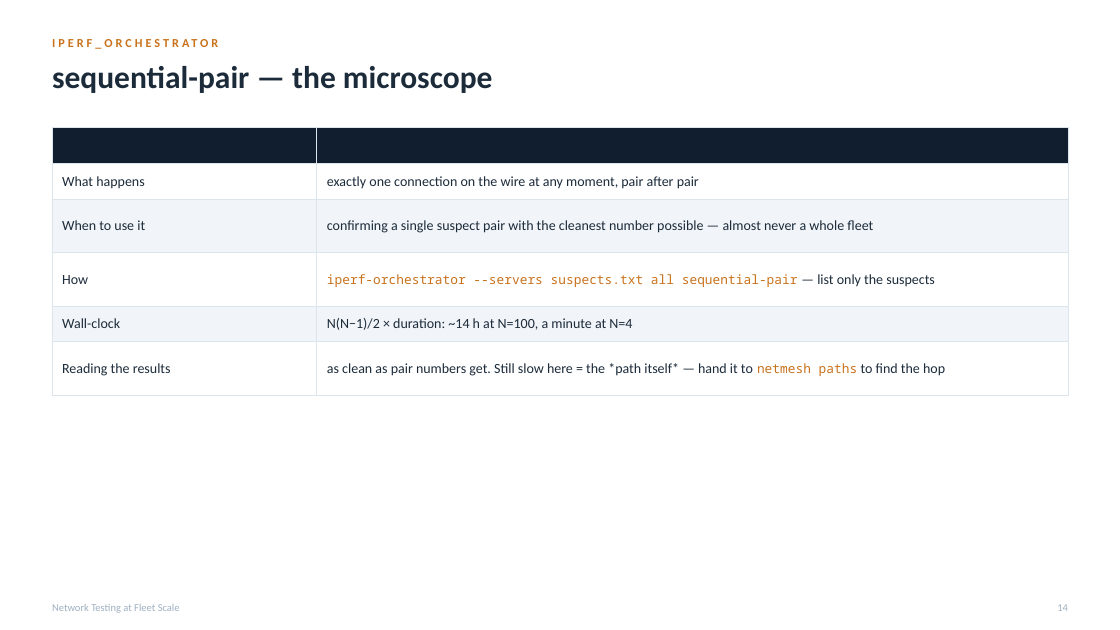
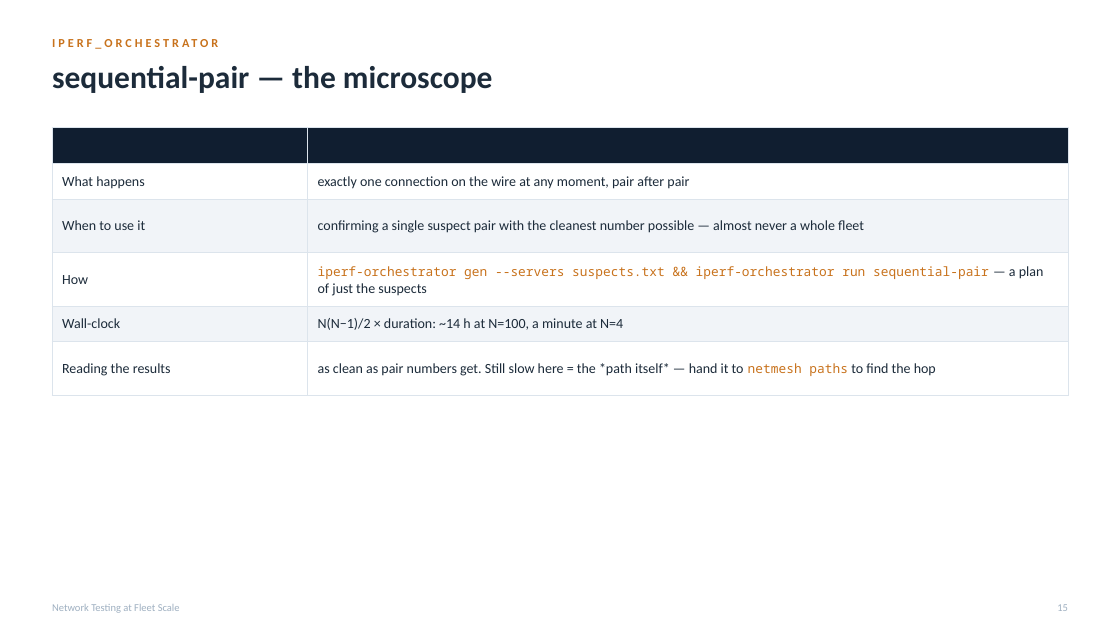
Before and after one commit to MartinGallagher-code/presentations, a slide deck: slide 15 of network-testing/network_testing.pptx (slide 14 before the commit). Drawn at 1120x630 pixels with LibreOffice and Linux fonts; fonts in the diff are those of the drawing. Boxes give left, top, right and bottom in pixels: in the first picture for what was removed or moved away, otherwise in the second. Text is boxed around its words. In the diff, an @@ line names an element or a change of style, - is before the commit and + after.

```diff
--- a/network-testing/network_testing.pptx
+++ b/network-testing/network_testing.pptx
@@ table at [52,128,1068,396] @@
-row 4, column 2: iperf-orchestrator --servers suspects.txt all sequential-pair — list only the suspects
+row 4, column 2: iperf-orchestrator gen --servers suspects.txt && iperf-orchestrator run sequential-pair — a plan of just the suspects
@@ text at [1057,604,1068,611]: text changed @@
-14
+15
```
Also in this commit, not shown: 22 other slides changed, 2 slides added, 1 slide removed, 1 other file.
